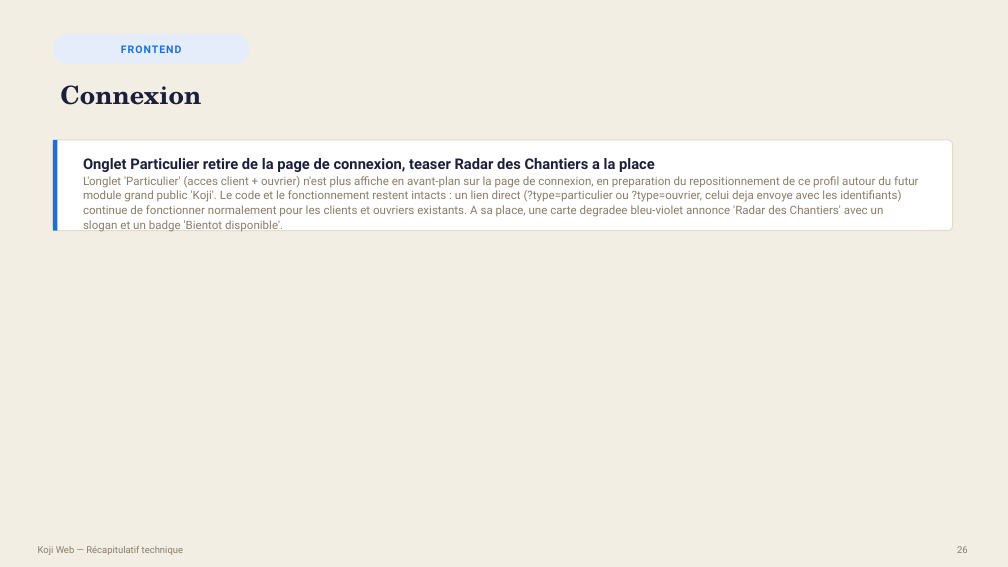
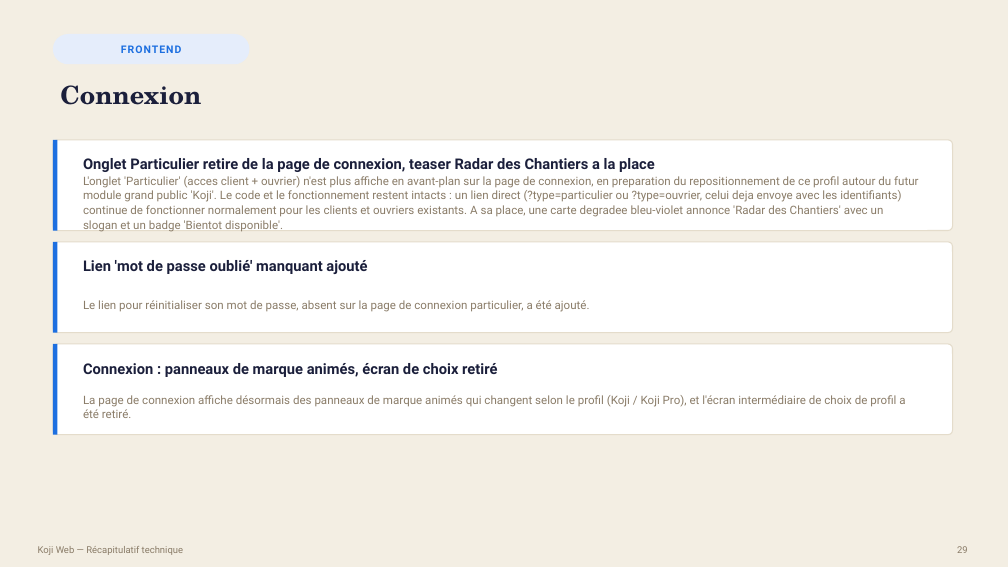
Before and after one commit to bouhouchimira-prog/web-app-Koji, a slide deck: slide 29 of docs/manager-recap/Recap-Koji-Manager.pptx (slide 26 before the commit). Drawn at 1008x567 pixels with LibreOffice and Linux fonts; fonts in the diff are those of the drawing. Boxes give left, top, right and bottom in pixels: in the first picture for what was removed or moved away, otherwise in the second. Text is boxed around its words. In the diff, an @@ line names an element or a change of style, - is before the commit and + after.

```diff
--- a/docs/manager-recap/Recap-Koji-Manager.pptx
+++ b/docs/manager-recap/Recap-Koji-Manager.pptx
@@ rounded rectangle added at (53, 242, 953, 333), fill #FFFFFF, outline #E4DCCB 1 pt @@
@@ rectangle added at (53, 242, 57, 333), fill #1D6FE0 @@
@@ text added at (83, 260, 367, 274), 14 pt, text #1B1F3B, bold @@
+Lien 'mot de passe oublié' manquant ajouté
@@ text added at (83, 300, 590, 312), 11 pt, text #8A7C68 @@
+Le lien pour réinitialiser son mot de passe, absent sur la page de connexion particulier, a été ajouté.
@@ rounded rectangle added at (53, 344, 953, 435), fill #FFFFFF, outline #E4DCCB 1 pt @@
@@ rectangle added at (53, 344, 57, 435), fill #1D6FE0 @@
@@ text added at (83, 363, 497, 377), 14 pt, text #1B1F3B, bold @@
+Connexion : panneaux de marque animés, écran de choix retiré
@@ text added at (83, 395, 905, 418), 11 pt, text #8A7C68 @@
+La page de connexion affiche désormais des panneaux de marque animés qui changent selon le profil (Koji / Koji Pro), et l'écran intermédiaire de choix de profil a été retiré.
```
Also in this commit, not shown: 52 other slides changed, 22 slides added, 1 other file.
